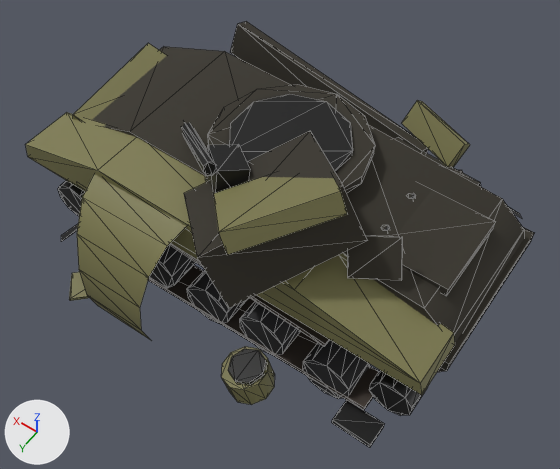
Before and after pictures for a commit that changed the glTF model proto/public/models/sherman_destroyed.glb.
Both versions are drawn from a 50 mm camera at (-3.64, 5.21, 8.21) aimed at (-0.21, 0.42, 0.68). Arrows for +X, +Y and +Z are at lower left; the lights stay in place. The picture after the commit comes second. Mesh edges are drawn as thin lines. Vertices at exactly the same position are counted once.

Objects in the first picture: 'Sherman_Destroyed'.
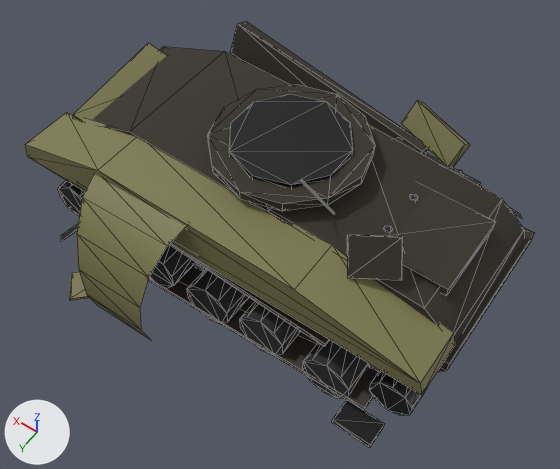
Edits to the bpy script that builds the scene:
```text
Change me_sherman_destroyed_geo:
    used by ob_sherman_destroyed; location = (0.0, 0.0, 0.0)
    remove me_sherman_destroyed_geo.from_pydata(...)  # 684 vertices, 1120 faces; spans x -2.8..3.15, y -2.63..2.38, z -0.18..2.76
    add me_sherman_destroyed_geo.from_pydata(...)  # 608 vertices, 992 faces; spans x -2.8..3.15, y -2.63..2.38, z -0.18..2.33
    me_sherman_destroyed_geo part 1: the loose piece of 12 vertices spanning x -1.63..-1.47, y -0.33..-0.23, z 1.27..1.63 is turned -11.3 degrees about the y axis through its middle
    me_sherman_destroyed_geo part 2: the loose piece of 12 vertices spanning x -1.63..-1.47, y 0.23..0.33, z 1.27..1.63 is turned -11.3 degrees about the y axis through its middle
    me_sherman_destroyed_geo part 3: 6 loose pieces with 76 vertices, spanning x -1.61..1.33, y 0.02..2.3, z -0.01..2.76, are deleted
    me_sherman_destroyed_geo part 4
    29 faces are deleted
    10 new faces join them, mat_m_metal_dark_ruin (dark grey #353535)
    19 new faces join them, mat_m_rubber_ruin (black #272729)
    other edits to the shape of me_sherman_destroyed_geo do not show in these pictures
```

Location of each change, (x1, y1, x2, y2) in pixels of the pictures (560 x 469 px; the box of a moved part takes in the faces that stretch with it):
part 1 of me_sherman_destroyed_geo, moved or reshaped
    before: (410, 193, 416, 199)
    after: (409, 194, 418, 200)
part 2 of me_sherman_destroyed_geo, moved or reshaped
    before: (384, 225, 390, 231)
    after: (383, 226, 393, 233)
part 3 of me_sherman_destroyed_geo, deleted
    before: (182, 122, 368, 405)
part 4 of me_sherman_destroyed_geo, moved or reshaped
    both: (149, 261, 174, 288)
